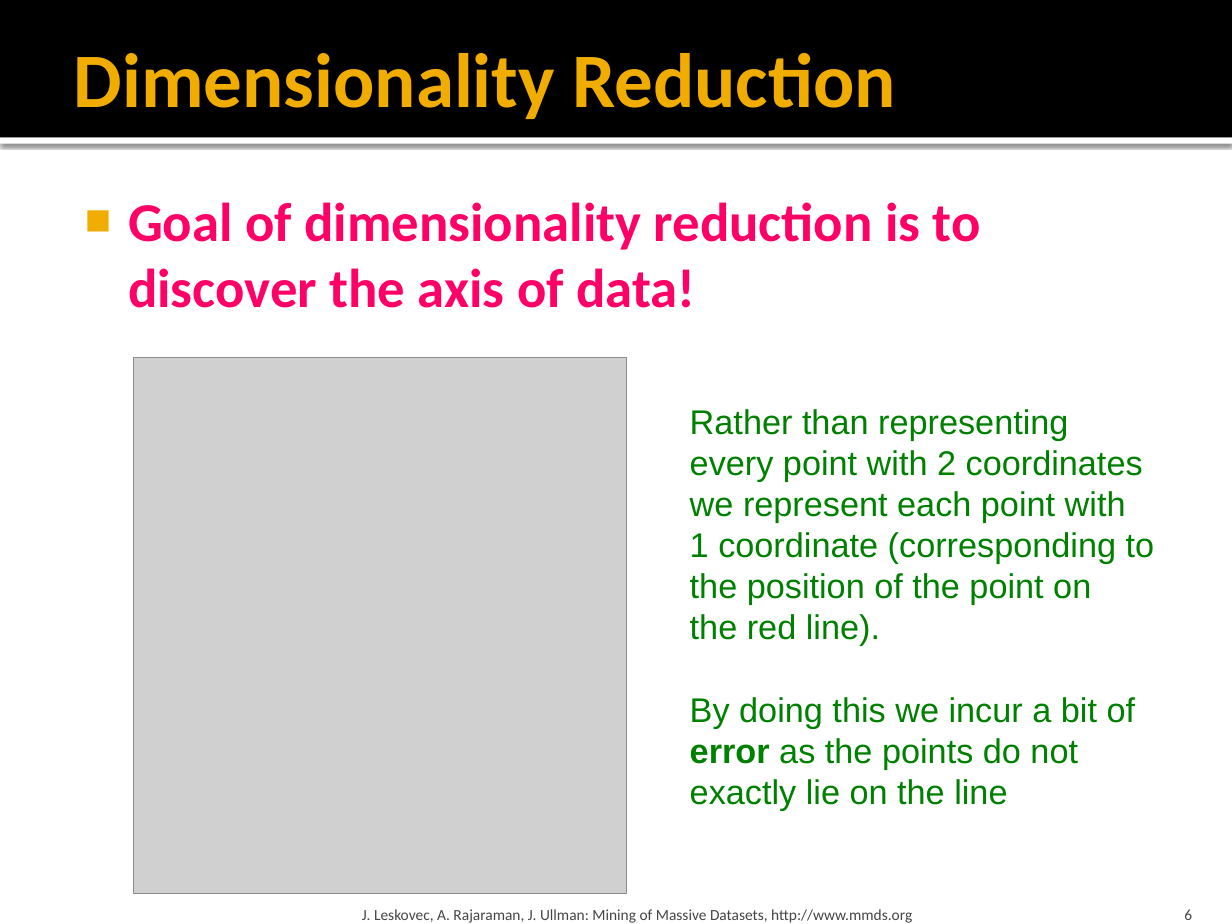
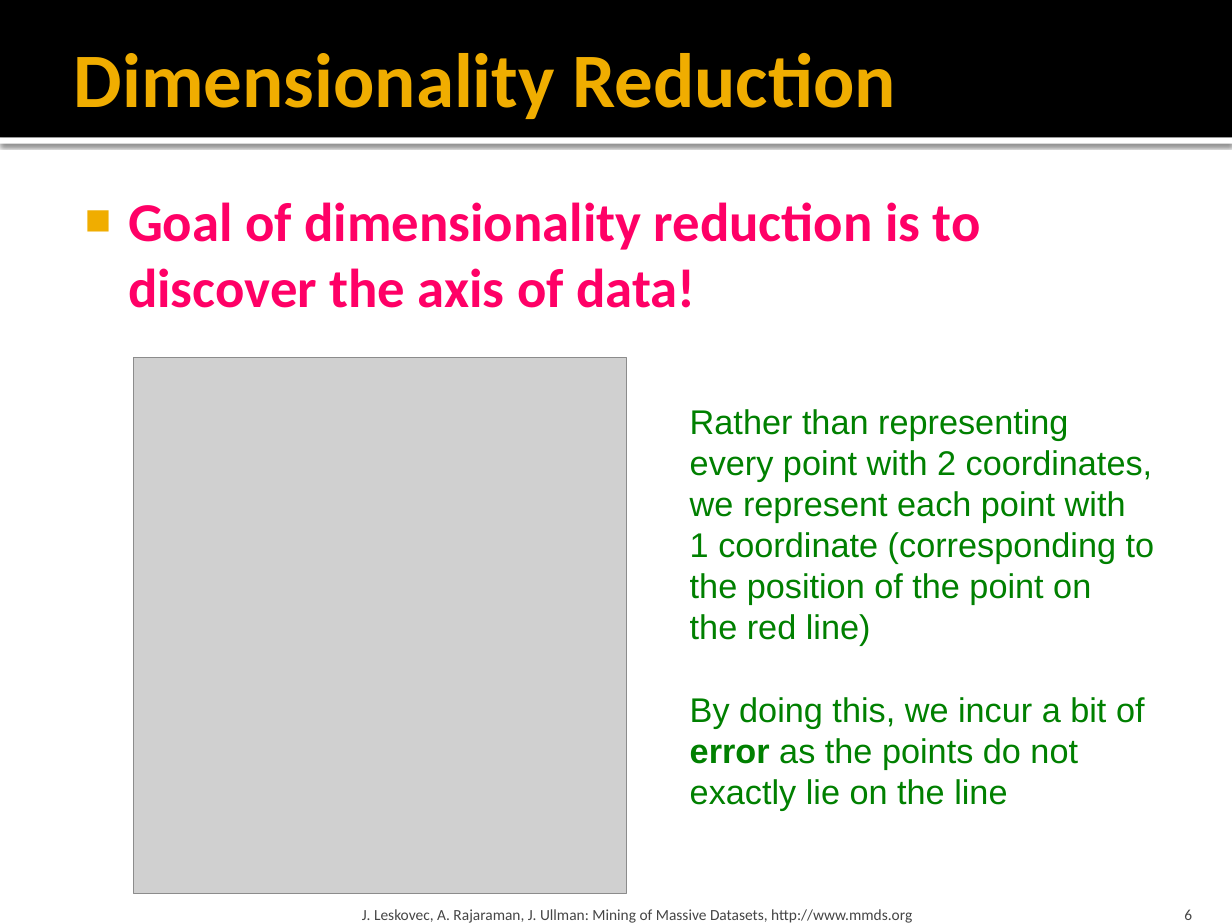
Before and after one commit to chriswjh/chriswjh.github.io, a slide deck: slide 6 of BDM/11-dimred.pptx. Drawn at 1232x924 pixels with LibreOffice and Linux fonts; fonts in the diff are those of the drawing; grey boxes stand for pictures. Boxes give left, top, right and bottom in pixels: in the first picture for what was removed or moved away, otherwise in the second. Text is boxed around its words. In the diff, an @@ line names an element or a change of style, - is before the commit and + after.

```diff
--- a/BDM/11-dimred.pptx
+++ b/BDM/11-dimred.pptx
@@ text at <box>690,409,1155,810</box>: text changed @@
-Rather than representing
-every point with 2 coordinates
-we represent each point with
-1 coordinate (corresponding to
-the position of the point on
-the red line).
-By doing this we incur a bit of
-error as the points do not
-exactly lie on the line
+Rather than representing
+every point with 2 coordinates,
+we represent each point with
+1 coordinate (corresponding to
+the position of the point on
+the red line)
+By doing this, we incur a bit of
+error as the points do not
+exactly lie on the line
```
Also in this commit, not shown: 2 other slides changed, 1 other file.
